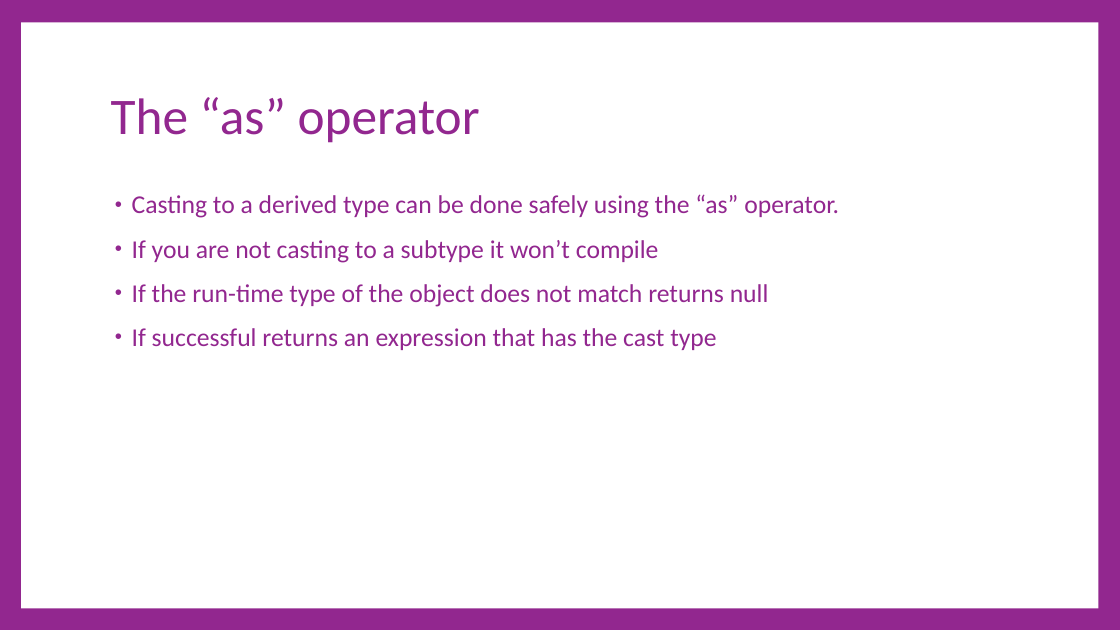
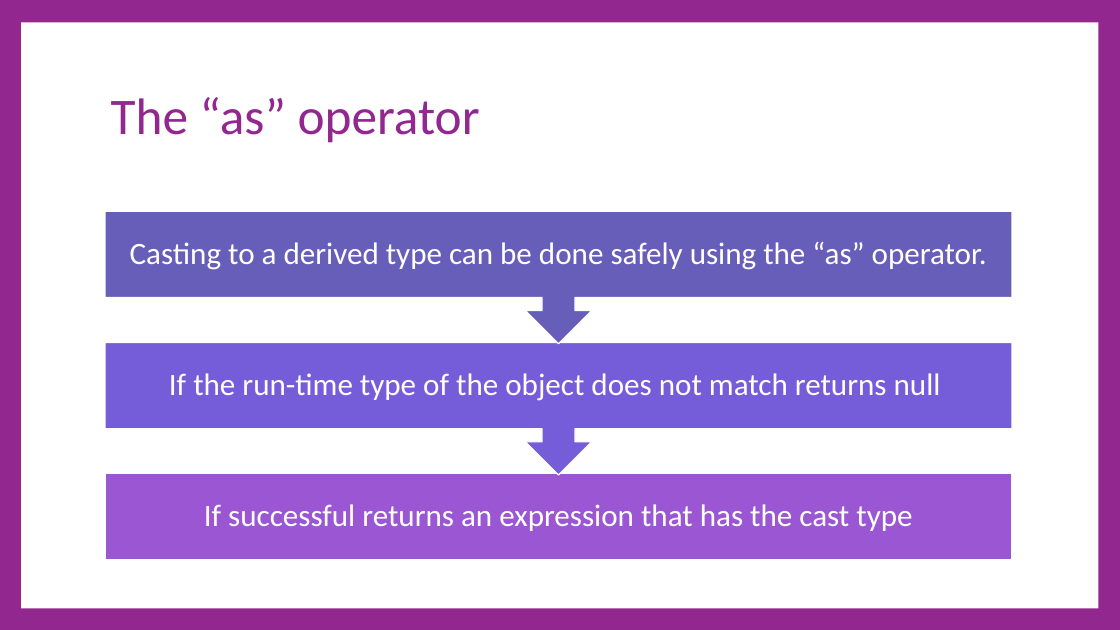
Before and after one commit to cdiggins/cs321, a slide deck: slide 18 of class-notes/cs321-winter-2023-lecture-11-polymorphism.pptx. Drawn at 1120x630 pixels with LibreOffice and Linux fonts; fonts in the diff are those of the drawing. Boxes give left, top, right and bottom in pixels: in the first picture for what was removed or moved away, otherwise in the second. Text is boxed around its words. In the diff, an @@ line names an element or a change of style, - is before the commit and + after.

```diff
--- a/class-notes/cs321-winter-2023-lecture-11-polymorphism.pptx
+++ b/class-notes/cs321-winter-2023-lecture-11-polymorphism.pptx
@@ text removed at (132,194,839,350) @@
-• Casting to a derived type can be done safely using the “as” operator.
-• If you are not casting to a subtype it won’t compile
-• If the run-time type of the object does not match returns null
-• If successful returns an expression that has the cast type
@@ group added at (105,211,1012,560): 3 texts, 2 up arrow callouts, 1 rectangle @@
+If successful returns an expression that has the cast type
+If the run-time type of the object does not match returns null
+Casting to a derived type can be done safely using the “as” operator.
```
Also in this commit, not shown: 27 other slides changed, 1 other file.
